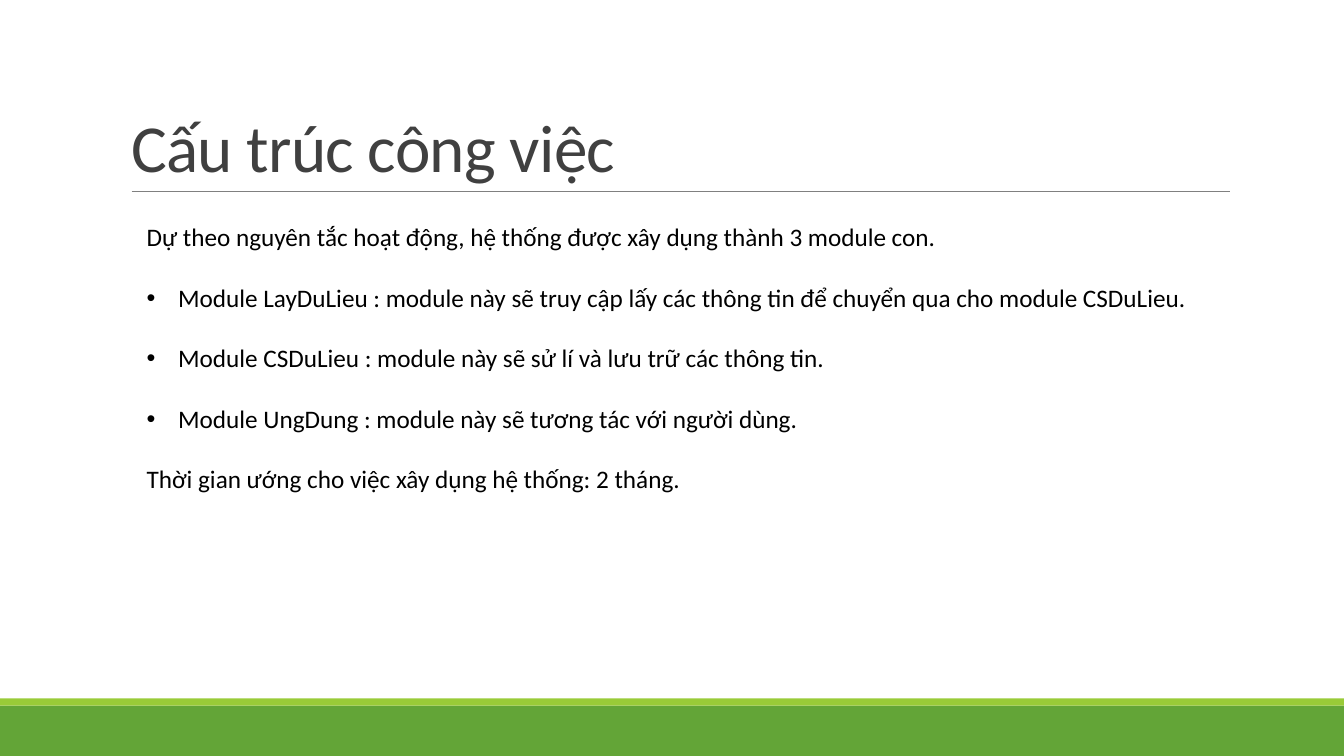
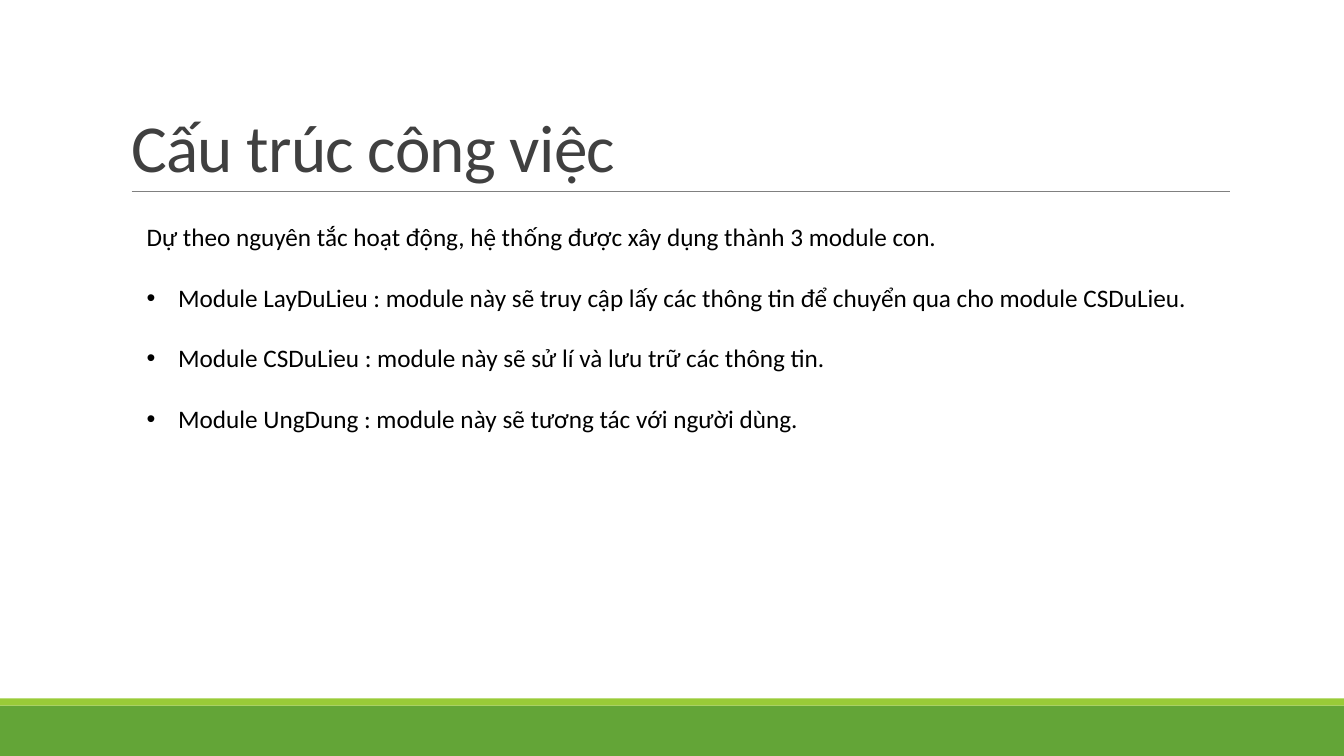
Before and after one commit to vuongductuanktmt/HKM, a slide deck: slide 6 of Slides/Báo cáo đồ án Java.pptx (slide 5 before the commit). Drawn at 1344x756 pixels with LibreOffice and Linux fonts; fonts in the diff are those of the drawing. Boxes give left, top, right and bottom in pixels: in the first picture for what was removed or moved away, otherwise in the second. Text is boxed around its words. In the diff, an @@ line names an element or a change of style, - is before the commit and + after.

```diff
--- a/Slides/Báo cáo đồ án Java.pptx
+++ b/Slides/Báo cáo đồ án Java.pptx
@@ text at [147, 469, 680, 493]: paragraph removed @@
-Thời gian ướng cho việc xây dụng hệ thống: 2 tháng.
```
Also in this commit, not shown: 2 slides added, 1 slide removed, 4 other files.
